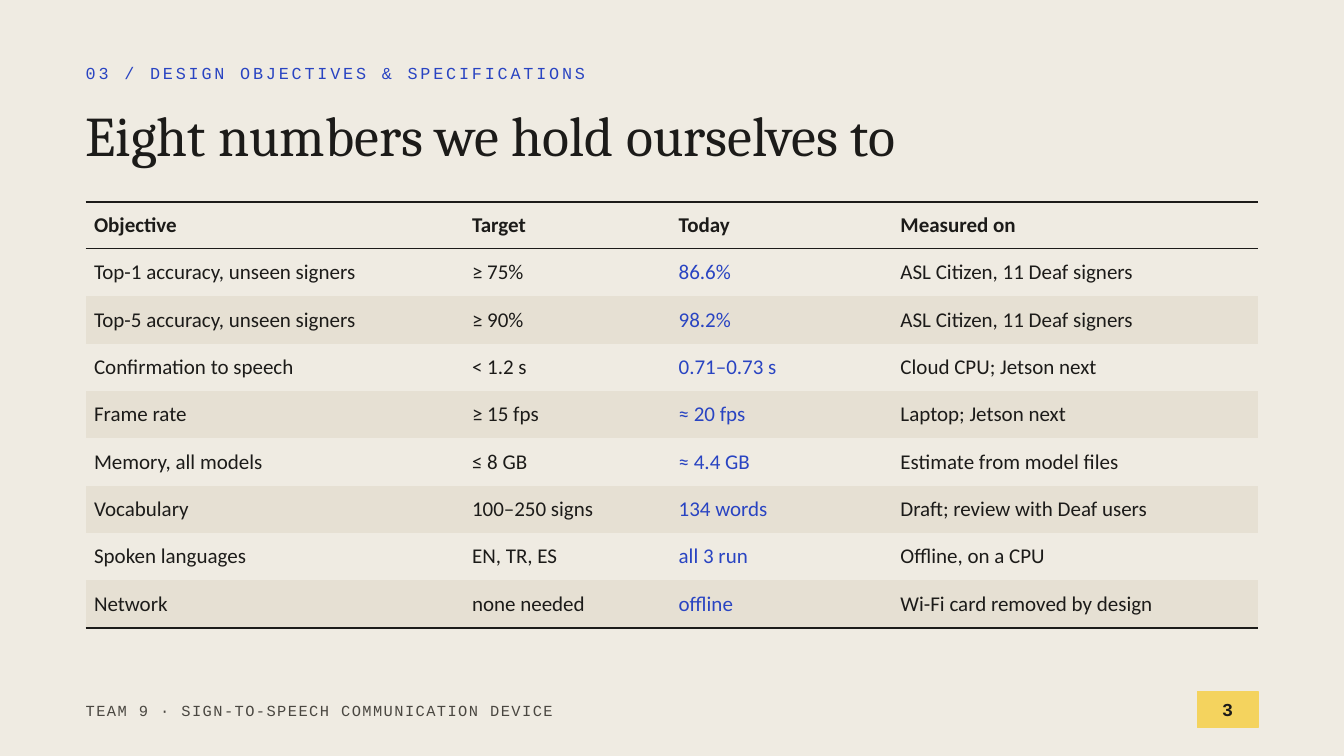
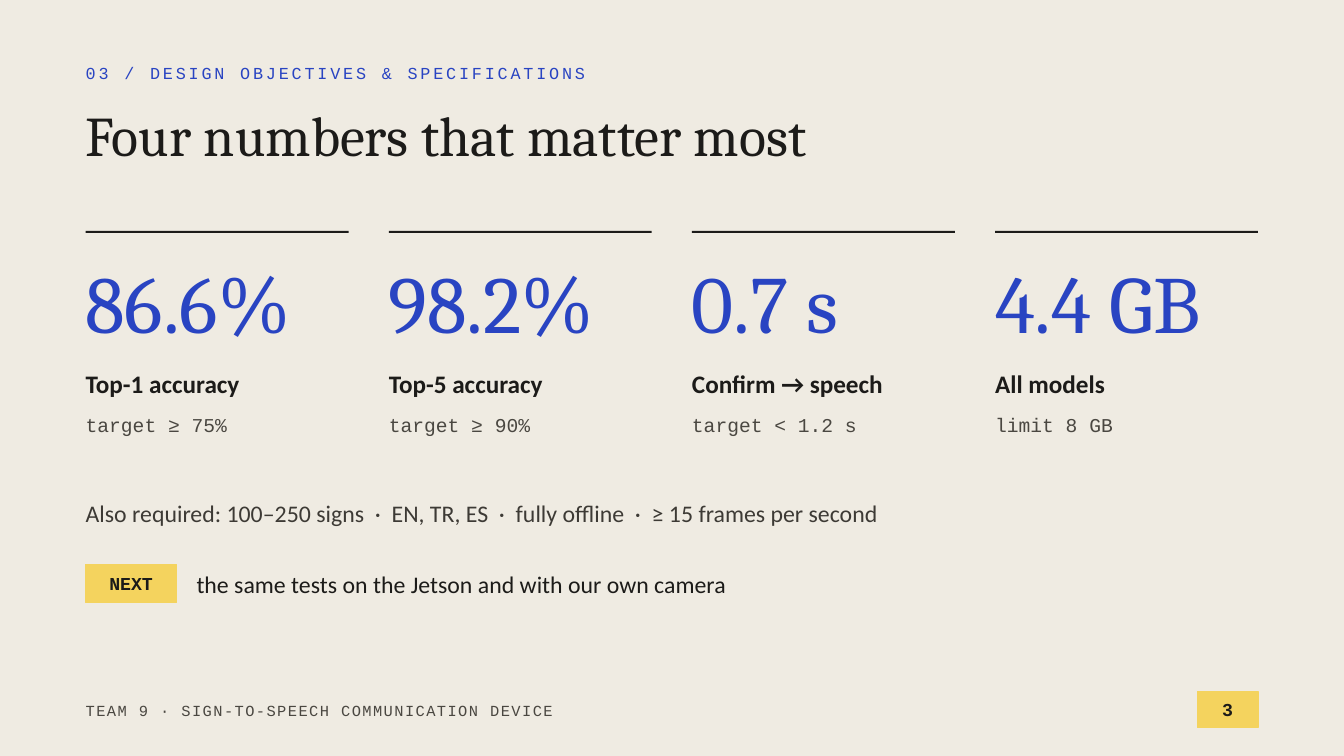
Before and after one commit to anxious956/Multilingual-Sign-to-Speech-Communication-Device, a slide deck: slide 3 of docs/presentation/Team9_Proposal_Presentation.pptx. Drawn at 1344x756 pixels with LibreOffice and Linux fonts; fonts in the diff are those of the drawing. Boxes give left, top, right and bottom in pixels: in the first picture for what was removed or moved away, otherwise in the second. Text is boxed around its words. In the diff, an @@ line names an element or a change of style, - is before the commit and + after.

```diff
--- a/docs/presentation/Team9_Proposal_Presentation.pptx
+++ b/docs/presentation/Team9_Proposal_Presentation.pptx
@@ title at [86, 117, 806, 157]: text changed @@
-Eight numbers we hold ourselves to
+Four numbers that matter most
@@ table removed at [86, 202, 1258, 619], 9 rows, 4 columns @@
-Objective | Target | Today | Measured on
-Top-1 accuracy, unseen signers | ≥ 75% | 86.6% | ASL Citizen, 11 Deaf signers
-Top-5 accuracy, unseen signers | ≥ 90% | 98.2% | ASL Citizen, 11 Deaf signers
-Confirmation to speech | < 1.2 s | 0.71–0.73 s | Cloud CPU; Jetson next
-Frame rate | ≥ 15 fps | ≈ 20 fps | Laptop; Jetson next
-Memory, all models | ≤ 8 GB | ≈ 4.4 GB | Estimate from model files
-Vocabulary | 100–250 signs | 134 words | Draft; review with Deaf users
-Spoken languages | EN, TR, ES | all 3 run | Offline, on a CPU
-Network | none needed | offline | Wi-Fi card removed by design
@@ line added from (86, 232) to (349, 232), #1C1B19 1.5 pt @@
@@ line added from (389, 232) to (651, 232), #1C1B19 1.5 pt @@
@@ line added from (693, 232) to (955, 232), #1C1B19 1.5 pt @@
@@ line added from (995, 232) to (1258, 232), #1C1B19 1.5 pt @@
@@ text added at [86, 276, 291, 337], 58 pt, text #2944C2 @@
+86.6%
@@ text added at [389, 276, 594, 337], 58 pt, text #2944C2 @@
+98.2%
@@ text added at [692, 278, 839, 334], 58 pt, text #2944C2 @@
+0.7 s
@@ text added at [995, 278, 1201, 334], 58 pt, text #2944C2 @@
+4.4 GB
@@ text added at [86, 376, 239, 397], 18 pt, text #1C1B19, bold @@
+Top-1 accuracy
@@ text added at [389, 376, 542, 397], 18 pt, text #1C1B19, bold @@
+Top-5 accuracy
@@ text added at [692, 375, 883, 397], 18 pt, text #1C1B19, bold @@
+Confirm → speech
@@ text added at [995, 375, 1104, 393], 18 pt, text #1C1B19, bold @@
+All models
@@ text added at [86, 419, 227, 436], 14 pt, text #4A4741 @@
+target ≥ 75%
@@ text added at [389, 419, 530, 436], 14 pt, text #4A4741 @@
+target ≥ 90%
@@ text added at [692, 419, 857, 436], 14 pt, text #4A4741 @@
+target < 1.2 s
@@ text added at [995, 419, 1113, 432], 14 pt, text #4A4741 @@
+limit 8 GB
@@ text added at [86, 505, 878, 526], 17 pt, text #3D3A35 @@
+Also required: 100–250 signs · EN, TR, ES · fully offline · ≥ 15 frames per second
@@ rectangle added at [86, 565, 176, 603], fill #F4D35E, outline #F4D35E 1 pt @@
@@ text added at [109, 578, 153, 590], 13 pt, text #1C1B19, bold @@
+NEXT
@@ text added at [197, 576, 725, 593], 17 pt, text #1C1B19 @@
+the same tests on the Jetson and with our own camera
```
Also in this commit, not shown: 5 other slides changed, 1 other file.
